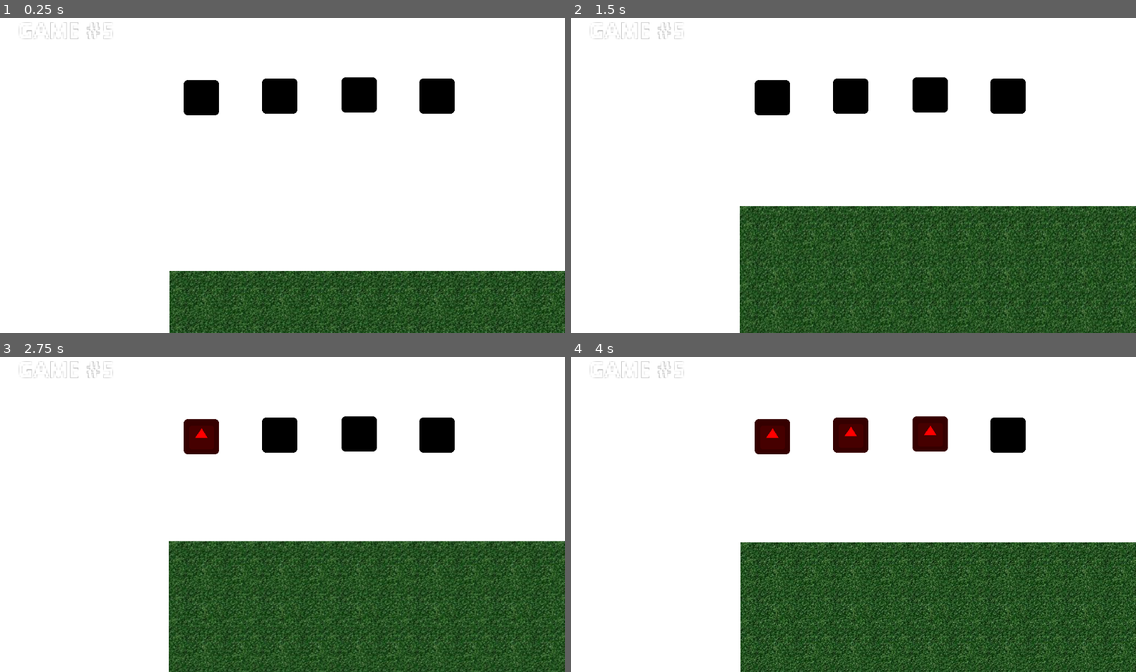
Above: before the commit, frames 1-4 (two rows, left to right).
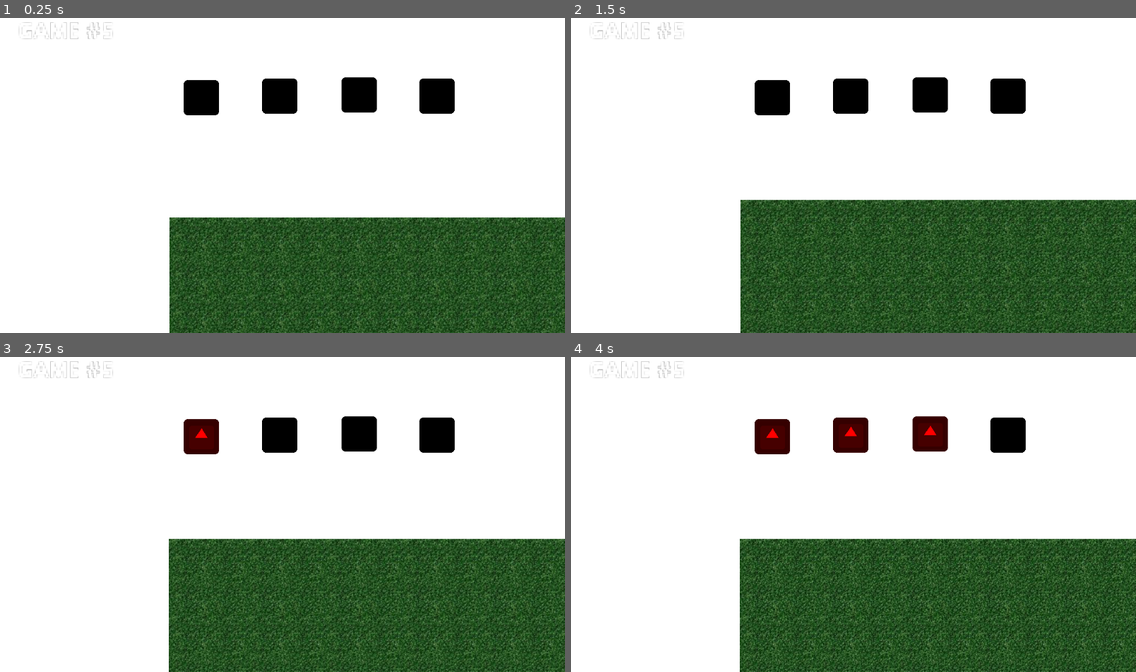
Above: after the commit, the same moments.

Repository: uspgamedev/Blueprint-Blast
Game: Godot game, scene res://test/TestRaceWithAI.tscn
Same seed, same stepped clock (60 frames per second), same inputs: the game is played once before the commit and once after it. This scene is started directly instead of the project's main scene. The engine's default icon, where the game draws it, is replaced by a stand-in: a white triangle on a blue panel in a dark square.
Inputs (mouse positions are in pixels of both pictures, inside the frame that each line leads up to):
- Up to frame 1 (0.25 s): no input
- Up to frame 2 (1.5 s): move the mouse to (751, 121) at 0.52 s; hold Right (ui_right) 0.53-1.28 s; hold S (rotate_clockwise) 0.53-1.28 s; tap W (rotate_counter_clockwise) at 0.8, 1.35 s; move the mouse to (740, 184) at 1.27 s; hold A (reverse) from 1.28 s (still down)
- Up to frame 3 (2.75 s): tap S (rotate_clockwise) at 1.55 s; move the mouse to (339, 435) at 2.02 s; release A (reverse) at 2.03 s; press the mouse at (339, 435) at 2.03 s; hold Right (ui_right) from 2.03 s (still down); tap W (rotate_counter_clockwise) at 2.3 s
- Up to frame 4 (4 s): move the mouse to (825, 574) at 2.77 s; release Right (ui_right) at 2.78 s; release the mouse at (825, 574) at 2.78 s; hold D (accelerate) 2.78-3.53 s; tap S (rotate_clockwise) at 2.85 s; tap Enter at 3.5 s; move the mouse to (1023, 555) at 3.52 s; hold Left (ui_left) from 3.53 s (still down); hold W (rotate_counter_clockwise) from 3.53 s (still down)

The runs differ from the first frame. In frame 1, 17% of the frame differs, in the area x 30-100%, y 63-100%; in frame 2, 11%; in frame 3, 10%; in frame 4, 12%.

Commit message:
Fix car rotation

Diff:
--- a/project/ai/AICar.gd
+++ b/project/ai/AICar.gd
@@ -1,10 +1,10 @@
 extends BaseCar
 class_name AICar
 
-export var ai_force = 120
+export var ai_acceleration = 150
 
 func _ready():
-	force = ai_force
+	acceleration = ai_acceleration
 
 func _physics_process(delta):
 	update_movement()
--- a/project/car/BaseCar.gd
+++ b/project/car/BaseCar.gd
@@ -3,9 +3,7 @@
 
 const BULLET_PATH = "res://bullets/Bullet.tscn"
 
-var force = 300
-var max_velocity = 200
-var acceleration = 100
+var acceleration = 300
 var bullet_cooldown = .5
 onready var front_wheel = get_node("FrontWheel/SpinningBody")
 onready var back_wheel = get_node("BackWheel/SpinningBody")
@@ -37,10 +35,10 @@
 
 func go_forward():
 	if Global.race_state == Global.RACE_STATE.RACE:
-		back_wheel.apply_torque_impulse(force)
-		front_wheel.apply_torque_impulse(force)
+		back_wheel.apply_torque_impulse(acceleration)
+		front_wheel.apply_torque_impulse(acceleration)
 
 func go_backward():
 	if Global.race_state == Global.RACE_STATE.RACE:
-		back_wheel.apply_torque_impulse(-force)
-		front_wheel.apply_torque_impulse(-force)
+		back_wheel.apply_torque_impulse(-acceleration)
+		front_wheel.apply_torque_impulse(-acceleration)
--- a/project/car/PlayerCar.gd
+++ b/project/car/PlayerCar.gd
@@ -1,7 +1,7 @@
 extends BaseCar
 class_name PlayerCar
 
-const TORQUE = 800
+const ROTATION_FORCE = 400
 var area : float
 var bullet_info = {}
 
@@ -67,8 +67,8 @@
 
 	var force = Vector2(0, 0)
 	if Input.is_action_pressed("rotate_clockwise"):
-		force += Vector2(0, 1)
+		force += Vector2(0, 1).rotated(global_rotation)
 	if Input.is_action_pressed("rotate_counter_clockwise"):
-		force += Vector2(0, -1)
-	back_wheel.applied_force = -force * TORQUE
-	front_wheel.applied_force = force * TORQUE
+		force += Vector2(0, -1).rotated(global_rotation)
+	back_wheel.applied_force = -force * ROTATION_FORCE
+	front_wheel.applied_force = force * ROTATION_FORCE
--- a/project/car/PlayerCarWithWheels.tscn
+++ b/project/car/PlayerCarWithWheels.tscn
@@ -3,7 +3,8 @@
 [ext_resource path="res://car/PlayerCar.gd" type="Script" id=1]
 [ext_resource path="res://car/WheelWithDull.tscn" type="PackedScene" id=2]
 
-[sub_resource type="ConvexPolygonShape2D" id=1]
+[sub_resource type="ConvexPolygonShape2D" id=3]
+points = PoolVector2Array( -50, -40, 50, -40, 100, 40, -100, 40 )
 
 [sub_resource type="RectangleShape2D" id=2]
 extents = Vector2( 104.961, 71.6538 )
@@ -14,7 +15,7 @@
 script = ExtResource( 1 )
 
 [node name="CollisionShape2D" type="CollisionShape2D" parent="."]
-shape = SubResource( 1 )
+shape = SubResource( 3 )
 
 [node name="BulletCooldown" type="Timer" parent="."]
 one_shot = true
--- a/project/project.godot
+++ b/project/project.godot
@@ -156,6 +156,7 @@
 [physics]
 
 2d/default_gravity=300
+2d/default_angular_damp=3
 
 [rendering]
 
--- a/project/terrain/ProceduralTerrain.gd
+++ b/project/terrain/ProceduralTerrain.gd
@@ -22,7 +22,6 @@
 	for x in range(1000, 20000, 50):
 		if x % 1000 == 0:
 			bias = (PI/8 + PI/12 * randf()) * (1 - 2 * (randi() % 2))
-			print("bias: ", bias)
 		var rand = gaussian(bias, PI/(float(130-10*Global.terrain_difficulty) / 3)) # Formula for (1,40)(10,10)
 		vector = vector.rotated(rand)
 		vector *= 100.0/vector.x
--- a/project/test/TestRaceWithAI.tscn
+++ b/project/test/TestRaceWithAI.tscn
@@ -17,18 +17,17 @@
 [node name="Terrain" parent="RaceTrack" instance=ExtResource( 2 )]
 
 [node name="PlayerCar" parent="RaceTrack" instance=ExtResource( 3 )]
-position = Vector2( 205.307, -197.279 )
+position = Vector2( 205.307, -100 )
 
 [node name="Camera2D" type="Camera2D" parent="RaceTrack/PlayerCar"]
 current = true
 
 [node name="AICar" parent="RaceTrack" instance=ExtResource( 4 )]
-position = Vector2( 457.353, -202.261 )
+position = Vector2( 457.353, -100 )
 continuous_cd = 0
-ai_force = 150
 
 [node name="AICar2" parent="RaceTrack" instance=ExtResource( 4 )]
-position = Vector2( 718.077, -211.549 )
+position = Vector2( 718.077, -100 )
 continuous_cd = 0
 
 [node name="GoalArea2D" parent="RaceTrack" instance=ExtResource( 5 )]
